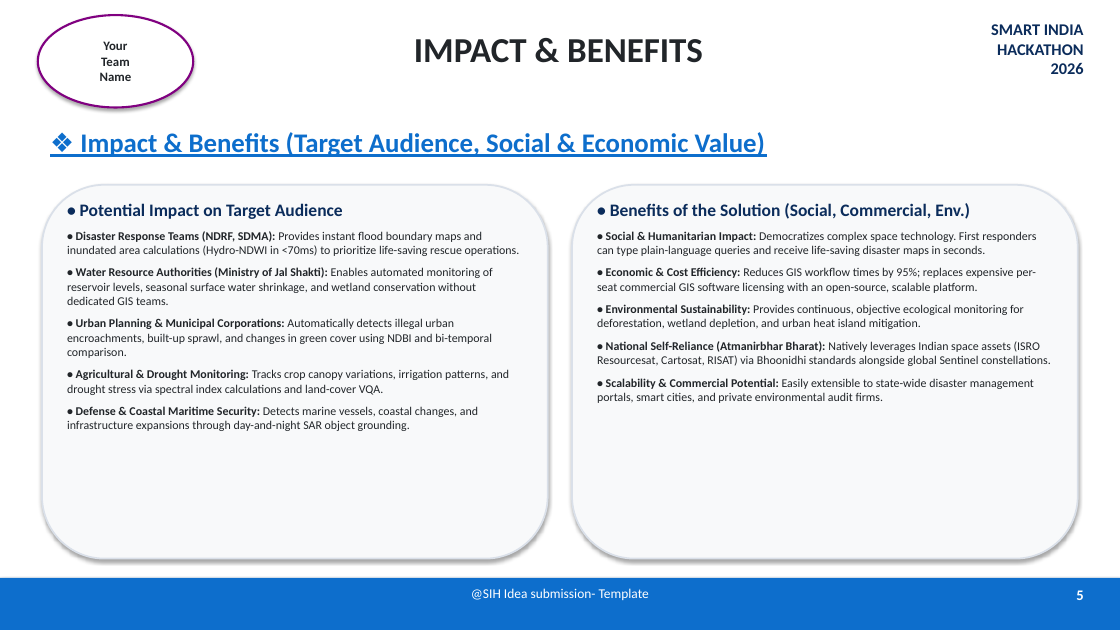
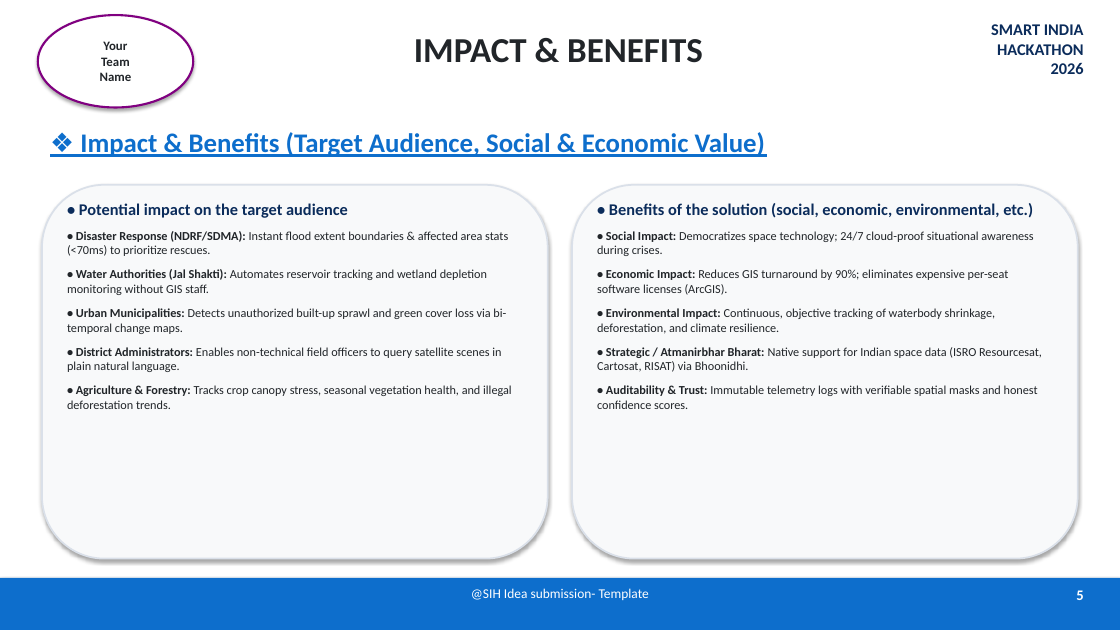
Before and after one commit to senguptakrishnendu103-dotcom/satquery-ai, a slide deck: slide 5 of SatQuery_AI_SIH26167_Official_6Slides.pptx. Drawn at 1120x630 pixels with LibreOffice and Linux fonts; fonts in the diff are those of the drawing. Boxes give left, top, right and bottom in pixels: in the first picture for what was removed or moved away, otherwise in the second. Text is boxed around its words. In the diff, an @@ line names an element or a change of style, - is before the commit and + after.

```diff
--- a/SatQuery_AI_SIH26167_Official_6Slides.pptx
+++ b/SatQuery_AI_SIH26167_Official_6Slides.pptx
@@ text at (67,203,512,409): text changed; size 10.2 to 10.5 pt @@
-• Potential Impact on Target Audience
-• Disaster Response Teams (NDRF, SDMA): Provides instant flood boundary maps and inundated area calculations (Hydro-NDWI in <70ms) to prioritize life-saving rescue operations.
-• Water Resource Authorities (Ministry of Jal Shakti): Enables automated monitoring of reservoir levels, seasonal surface water shrinkage, and wetland conservation without dedicated GIS teams.
-• Urban Planning & Municipal Corporations: Automatically detects illegal urban encroachments, built-up sprawl, and changes in green cover using NDBI and bi-temporal comparison.
-• Agricultural & Drought Monitoring: Tracks crop canopy variations, irrigation patterns, and drought stress via spectral index calculations and land-cover VQA.
-• Defense & Coastal Maritime Security: Detects marine vessels, coastal changes, and infrastructure expansions through day-and-night SAR object grounding.
+• Potential impact on the target audience
+• Disaster Response (NDRF/SDMA): Instant flood extent boundaries & affected area stats (<70ms) to prioritize rescues.
+• Water Authorities (Jal Shakti): Automates reservoir tracking and wetland depletion monitoring without GIS staff.
+• Urban Municipalities: Detects unauthorized built-up sprawl and green cover loss via bi-temporal change maps.
+• District Administrators: Enables non-technical field officers to query satellite scenes in plain natural language.
+• Agriculture & Forestry: Tracks crop canopy stress, seasonal vegetation health, and illegal deforestation trends.
@@ text at (597,203,1042,409): text changed; size 10.2 to 10.5 pt @@
-• Benefits of the Solution (Social, Commercial, Env.)
-• Social & Humanitarian Impact: Democratizes complex space technology. First responders can type plain-language queries and receive life-saving disaster maps in seconds.
-• Economic & Cost Efficiency: Reduces GIS workflow times by 95%; replaces expensive per-seat commercial GIS software licensing with an open-source, scalable platform.
-• Environmental Sustainability: Provides continuous, objective ecological monitoring for deforestation, wetland depletion, and urban heat island mitigation.
-• National Self-Reliance (Atmanirbhar Bharat): Natively leverages Indian space assets (ISRO Resourcesat, Cartosat, RISAT) via Bhoonidhi standards alongside global Sentinel constellations.
-• Scalability & Commercial Potential: Easily extensible to state-wide disaster management portals, smart cities, and private environmental audit firms.
+• Benefits of the solution (social, economic, environmental, etc.)
+• Social Impact: Democratizes space technology; 24/7 cloud-proof situational awareness during crises.
+• Economic Impact: Reduces GIS turnaround by 90%; eliminates expensive per-seat software licenses (ArcGIS).
+• Environmental Impact: Continuous, objective tracking of waterbody shrinkage, deforestation, and climate resilience.
+• Strategic / Atmanirbhar Bharat: Native support for Indian space data (ISRO Resourcesat, Cartosat, RISAT) via Bhoonidhi.
+• Auditability & Trust: Immutable telemetry logs with verifiable spatial masks and honest confidence scores.
```
Also in this commit, not shown: 3 other files.
